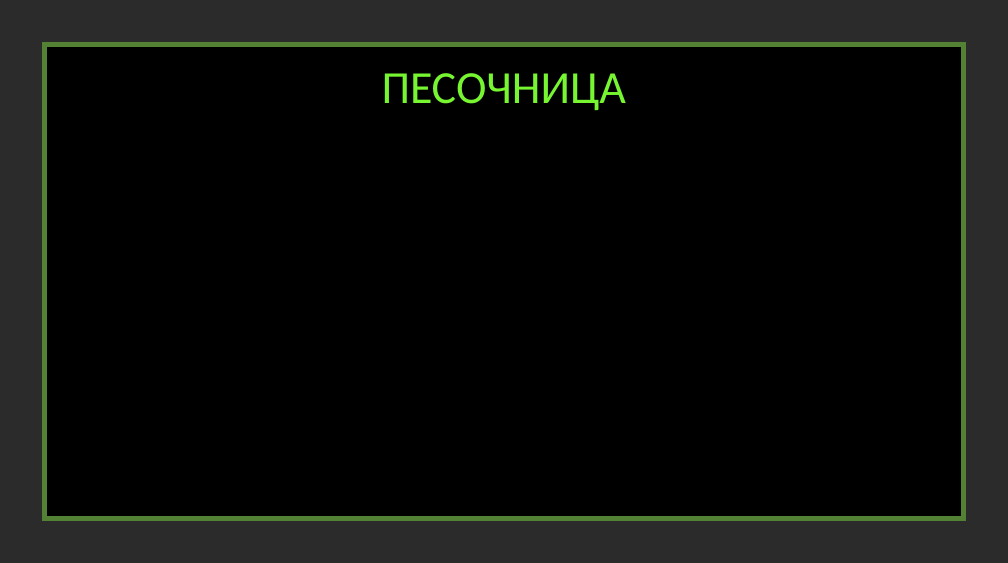
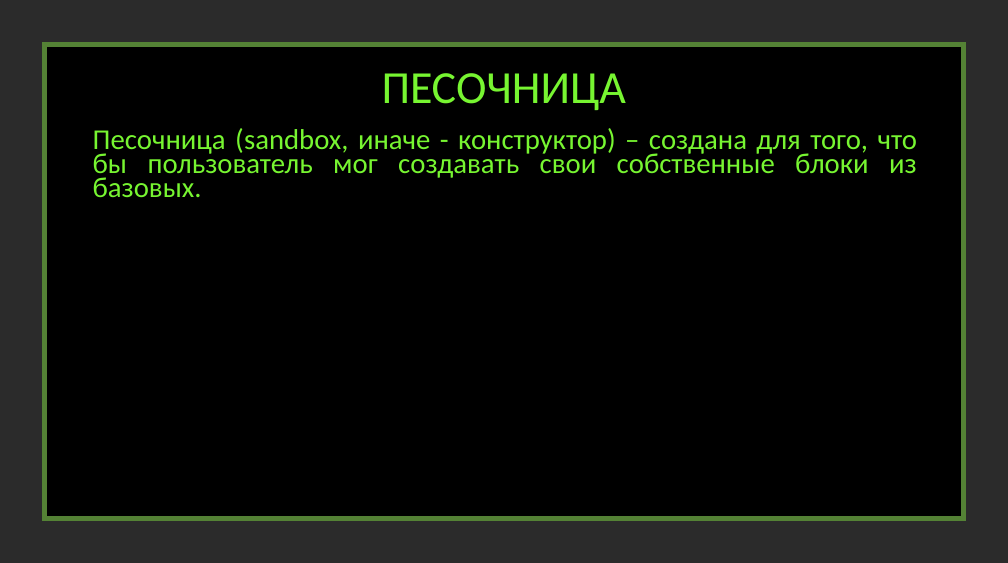
Before and after one commit to creativepix/Pygame_Logic_Functions, a slide deck: slide 7 of presentation.pptx. Drawn at 1008x563 pixels with LibreOffice and Linux fonts; fonts in the diff are those of the drawing; background and template pictures are left out; a plain dark background stands for a picture behind light text. Boxes give left, top, right and bottom in pixels: in the first picture for what was removed or moved away, otherwise in the second. Text is boxed around its words. In the diff, an @@ line names an element or a change of style, - is before the commit and + after.

Commit message:
Update presentation

```diff
--- a/presentation.pptx
+++ b/presentation.pptx
@@ text added at (93,128,917,198), 27.5 pt, text #77F531 @@
+Песочница (sandbox, иначе - конструктор) – создана для того, что бы пользователь мог создавать свои собственные блоки из базовых.
```
Also in this commit, not shown: 1 other slide changed, 1 slide added, 1 slide removed, 1 other file.
